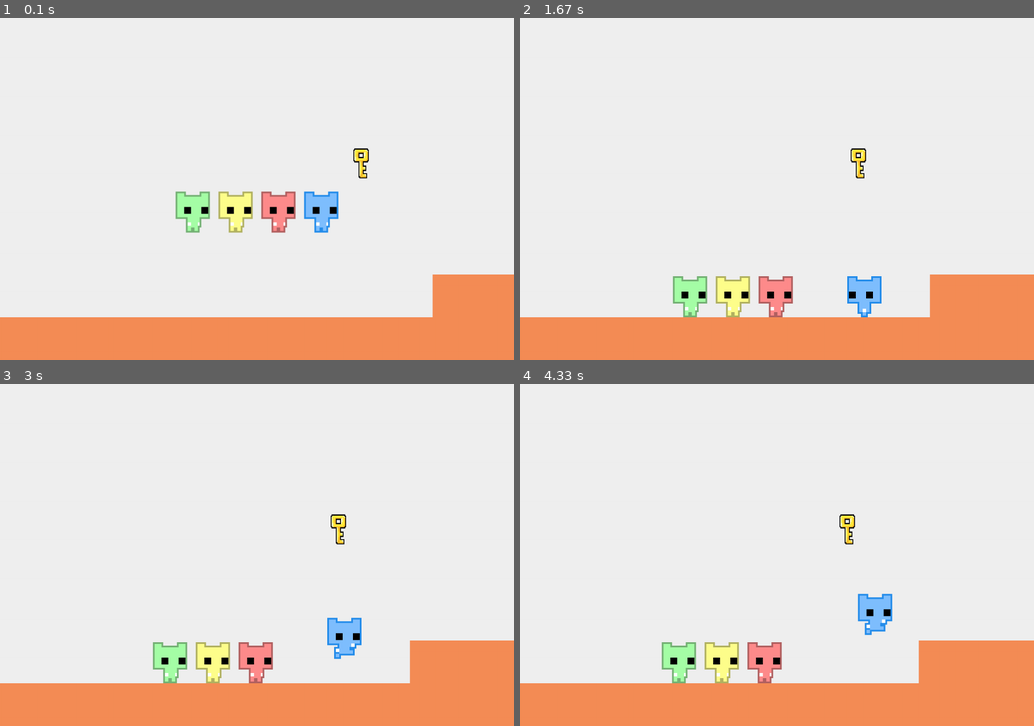
Above: before the commit, frames 1-4 (two rows, left to right).
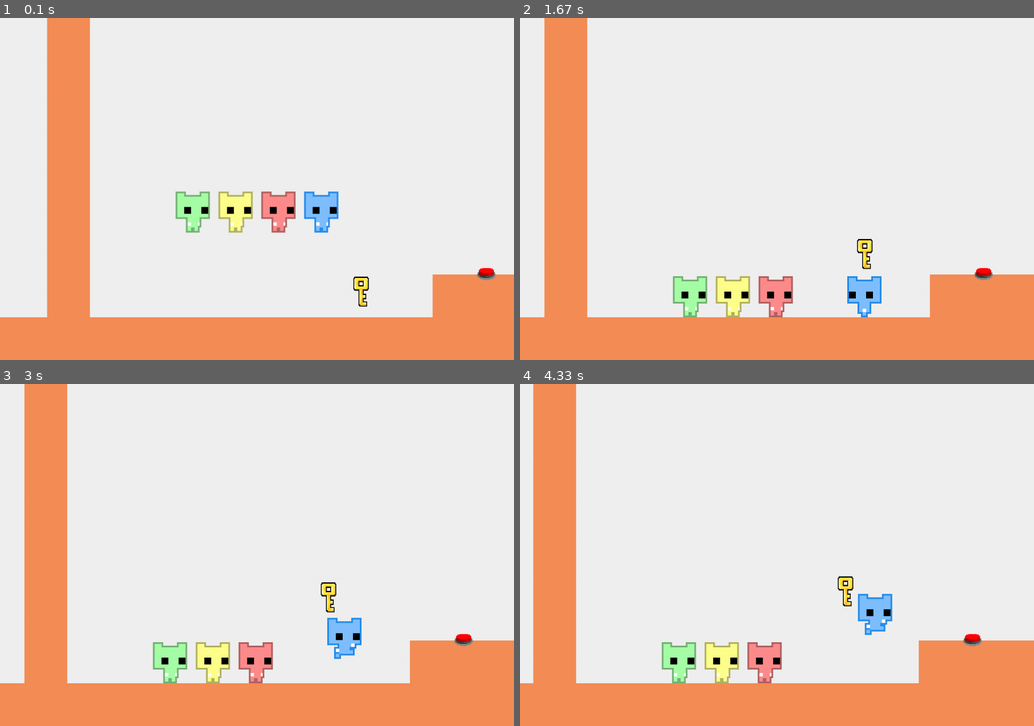
Above: after the commit, the same moments.

Repository: Jaden505/Pico-MAPPO
Game: pygame game, started from Game/game.py
Two runs of this game, one before a commit and one after it. Both use one fixed random seed, a clock stepped at 60 frames per second and the inputs below.
Inputs:
- Up to frame 1 (0.1 s): no input
- Up to frame 2 (1.67 s): hold Right 0.33-0.8 s; hold Right 0.83-1.3 s; tap Space at 0.9, 1.2, 1.4 s; hold Left from 1.33 s (still down)
- Up to frame 3 (3 s): tap Space at 1.7, 1.97, 2.27, 2.4, 2.7 s; release Left at 1.87 s; hold Left 1.9-2.3 s; hold Right 2.33-2.97 s
- Up to frame 4 (4.33 s): hold Left 3-3.47 s; tap Space at 3.07, 3.37, 3.57, 3.87, 4.07 s; hold Right 3.5-3.97 s; hold Right from 4 s (still down)

The runs differ from the first frame. In frame 1, 7.9% of the frame differs, in the area x 9-97%, y 0-88%; in frame 2, 7.9%; in frame 3, 7.9%; in frame 4, 7.9%.

Commit message:
add button working with appear and disappear, not doing animation

Diff:
--- /dev/null
+++ b/Game/entities/button.py
@@ -0,0 +1,34 @@
+import pygame
+
+class Button:
+    def __init__(self, position, static_obstacle, appearence, appear_height=100):
+        self.is_pressed = False
+        self.static_obstacle = static_obstacle
+        self.appearance = appearence
+        self.appear_height = appear_height
+
+        left, bottom = position
+        width, height = 50, 50
+
+        bottom += 20 # Adjust button position slightly in the ground
+
+        def load_sprite(path):
+            img = pygame.image.load(path).convert_alpha()
+            return pygame.transform.scale(img, (width, height))
+
+        self.button = load_sprite('sprites/button.png')
+        self.button_pressed = load_sprite('sprites/button_pressed.png')
+        self.rect = pygame.Rect(left, bottom - height, width, height)
+
+    def draw(self, screen, offset):
+        if self.is_pressed:
+            screen.blit(self.button_pressed, (self.rect.x - offset[0], self.rect.y - offset[1]))
+        else:
+            screen.blit(self.button, (self.rect.x - offset[0], self.rect.y - offset[1]))
+
+    def toggle(self):
+        self.is_pressed = True
+        if self.appearance == 'dissapear':
+            self.static_obstacle.height = 0
+        elif self.appearance == 'appear':
+            self.static_obstacle.height = self.appear_height
--- a/Game/game.py
+++ b/Game/game.py
@@ -2,6 +2,7 @@
 from utils import find_mutual_xcenter, event_to_action
 from entities.door import Door
 from entities.key import Key
+from entities.button import Button
 
 import pygame
 import sys
@@ -22,11 +23,15 @@
         self.static_obstacles = [
             pygame.Rect(0, 700, 5000, 100), # Floor
             pygame.Rect(1400, 600, 1000, 500), # Platform right
+            pygame.Rect(500, 0, 100, 800), # Middle wall
+            pygame.Rect(1200, 600, 200, 0), # Bridge
             pygame.Rect(0, 0, 100, 800), # Left wall
         ]
 
         self.door = Door((2100, 600))
-        self.key = Key((1200, 300))
+        self.key = Key((1200, 600))
+        # self.button = Button((1500, 600), self.static_obstacles[2], 'dissapear')
+        self.button = Button((1500, 600), self.static_obstacles[3], 'appear', appear_height=200)
 
     def draw_objects(self, offset, dt):
         self.screen.fill((240,240,240)) # Beige background
@@ -37,6 +42,7 @@
 
         self.door.draw(self.screen, offset)
         self.key.draw(self.screen, offset, dt)
+        self.button.draw(self.screen, offset)
 
         for a in self.agents_and_player:
             self.screen.blit(a.sprite, (a.x - offset[0], a.y - offset[1]))
@@ -56,6 +62,8 @@
             if a.rect.colliderect(self.door.rect) and self.door.is_open:
                 self.agents_and_player.remove(a)
 
+            if a.rect.colliderect(self.button.rect) and not self.button.is_pressed:
+                self.button.toggle()
 
     def move_objects(self, dt):
         for ap in self.agents_and_player:
Binary file added: Game/sprites/button.png
Binary file added: Game/sprites/button_pressed.png
